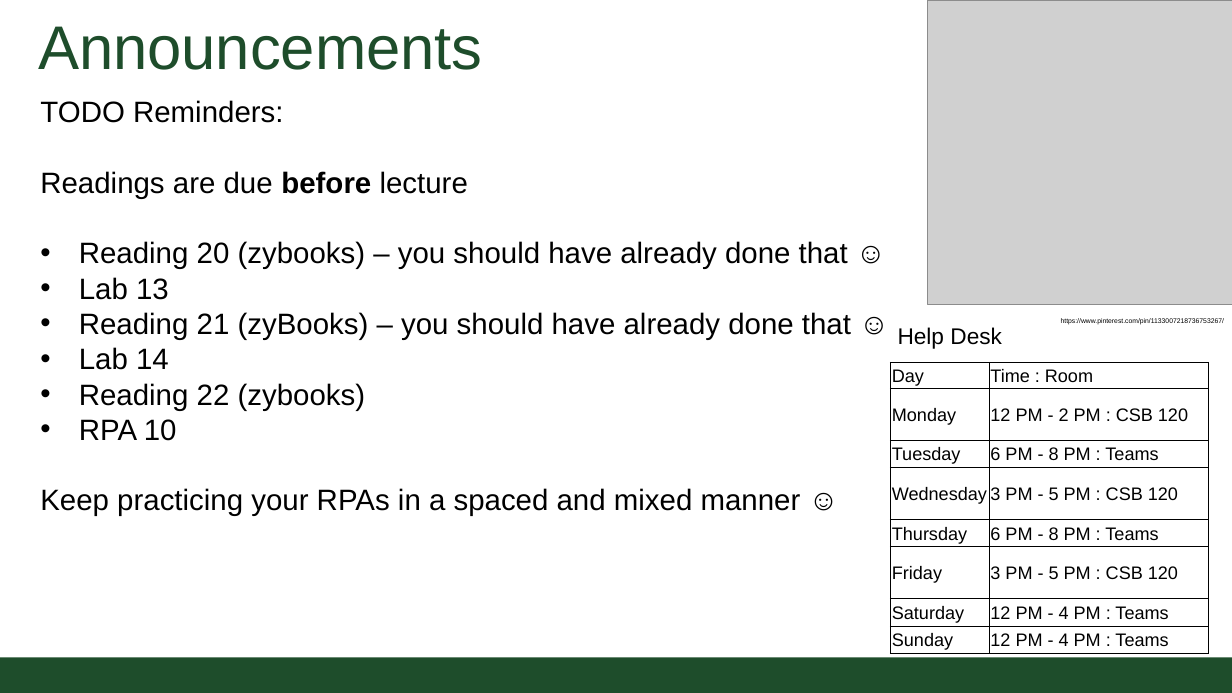
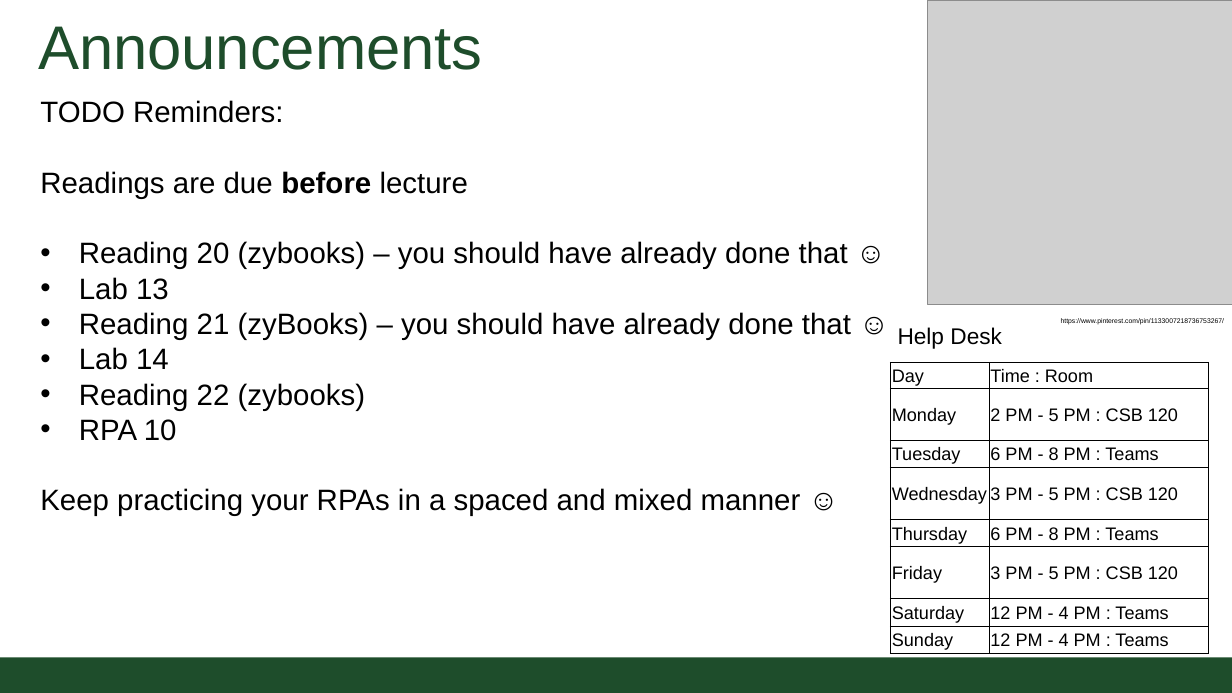
Before and after one commit to CSU-CompSci-CS163-4/Handouts, a slide deck: slide 2 of slides/On-Campus/10_02_MoreBranching.pptx. Drawn at 1232x693 pixels with LibreOffice and Linux fonts; fonts in the diff are those of the drawing; grey boxes stand for pictures; background and template pictures are left out. Boxes give left, top, right and bottom in pixels: in the first picture for what was removed or moved away, otherwise in the second. Text is boxed around its words. In the diff, an @@ line names an element or a change of style, - is before the commit and + after.

Commit message:
More branching lecture updated

```diff
--- a/slides/On-Campus/10_02_MoreBranching.pptx
+++ b/slides/On-Campus/10_02_MoreBranching.pptx
@@ table at box(890, 362, 1209, 654) @@
-row 2, column 2: 12 PM - 2 PM : CSB 120
+row 2, column 2: 2 PM - 5 PM : CSB 120
```
Also in this commit, not shown: 1 other file.
